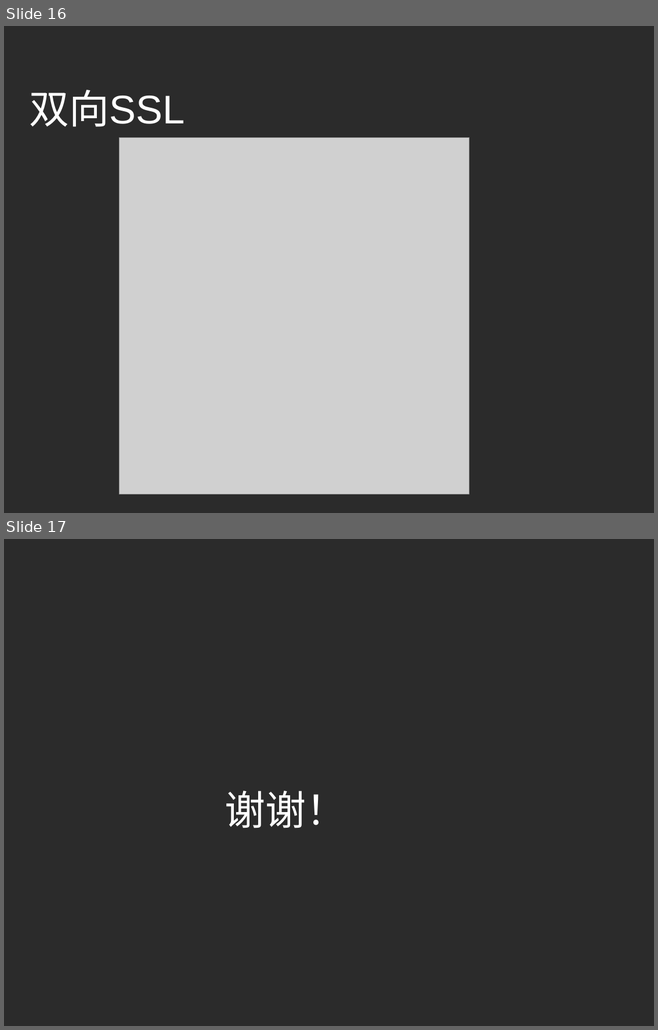
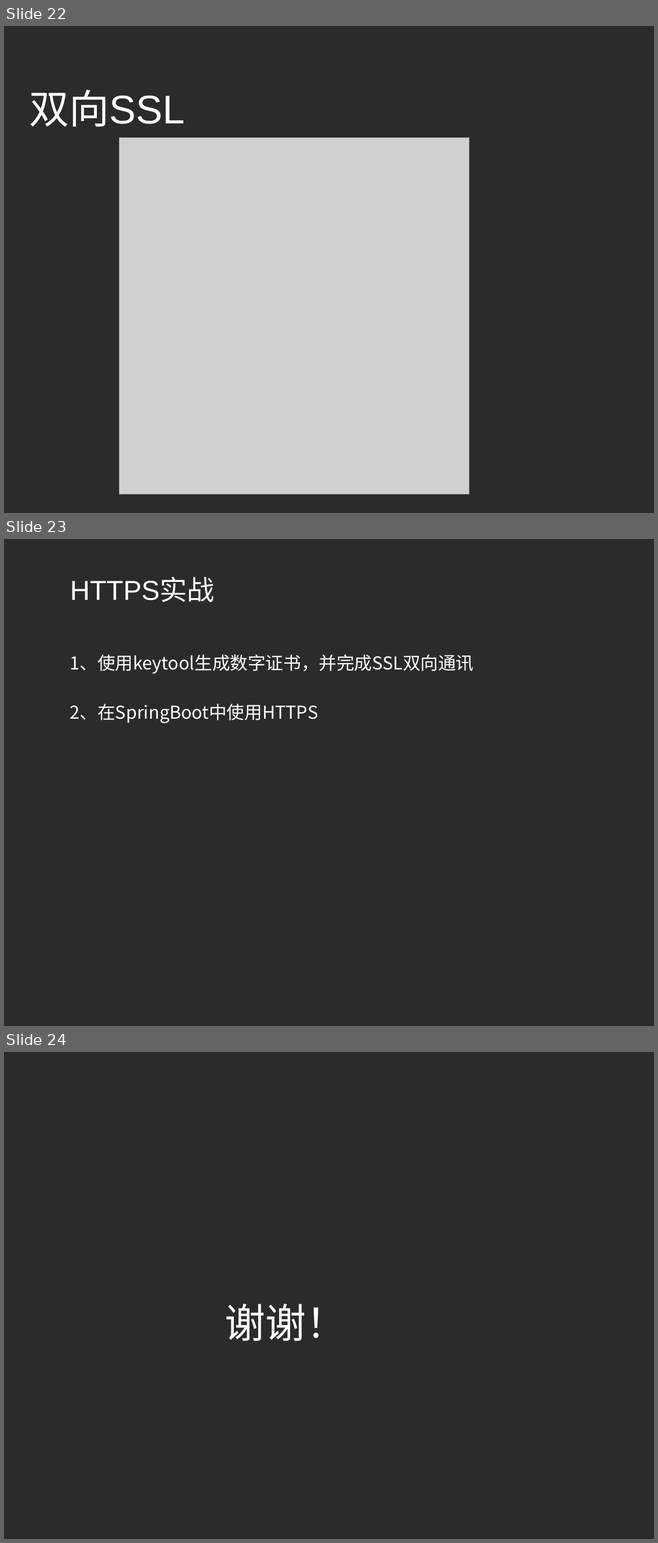
Before and after one commit to fuyongde/cademo, a slide deck: cademo/src/main/resources/认识HTTPS.pptx. Shown one above the other, each under a label of ours: slides 16 and 17 before the commit, slides 22, 23 and 24 after it. The pictures are 658x1030 and 658x1543 pixels, drawn with LibreOffice and Linux fonts; fonts in the diff are those of the drawing; grey boxes stand for pictures; background and template pictures are left out; a plain dark background stands for a picture behind light text. Boxes give left, top, right and bottom in pixels: in the first picture for what was removed or moved away, otherwise in the second. Text is boxed around its words. In the diff, an @@ line names an element or a change of style, - is before the commit and + after.

```diff
--- a/cademo/src/main/resources/认识HTTPS.pptx
+++ b/cademo/src/main/resources/认识HTTPS.pptx
@@ slide 23 added at (x1=4, y1=539, x2=654, y2=1026), background picture (left out) @@
@@ title added at (x1=70, y1=578, x2=215, y2=602), 43.2 pt, text #FFFFFF @@
+HTTPS实战
@@ subtitle added at (x1=70, y1=654, x2=474, y2=723), 28 pt, text #FFFFFF @@
+1、使用keytool生成数字证书，并完成SSL双向通讯
+2、在SpringBoot中使用HTTPS
@@ what was slide 16 is now slide 22 @@
@@ what was slide 17 is now slide 24 @@
```
Also in this commit, not shown: 3 slides changed, 9 other slides added, 3 slides removed.
